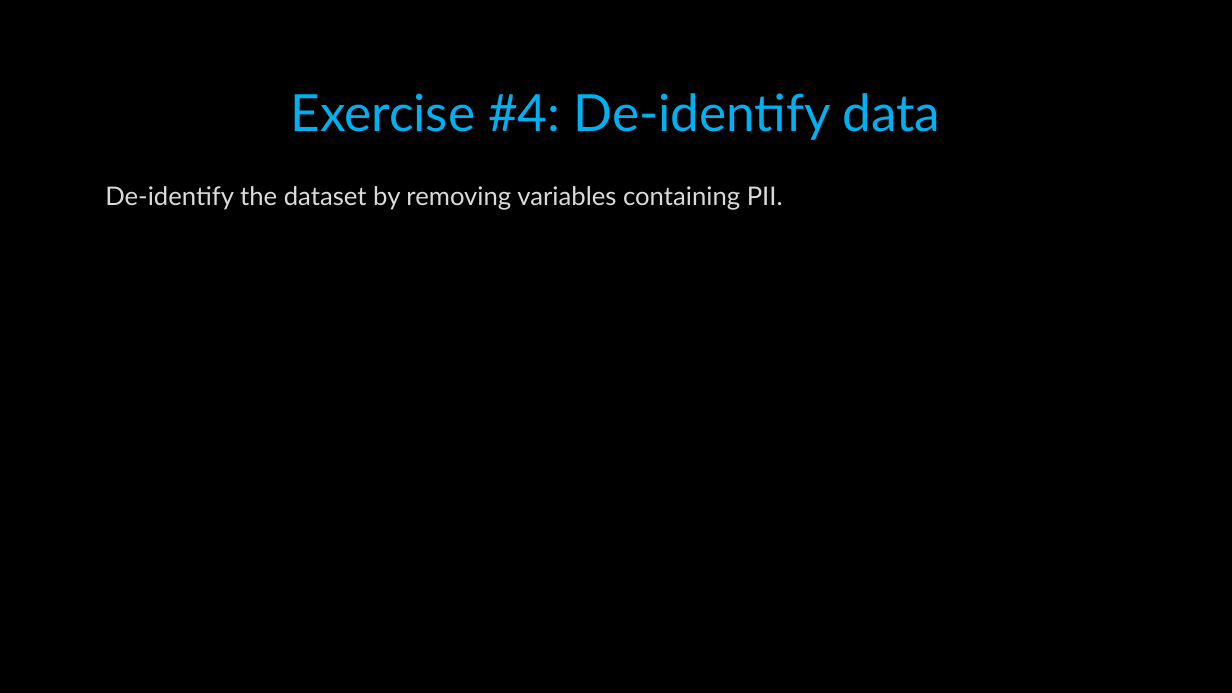
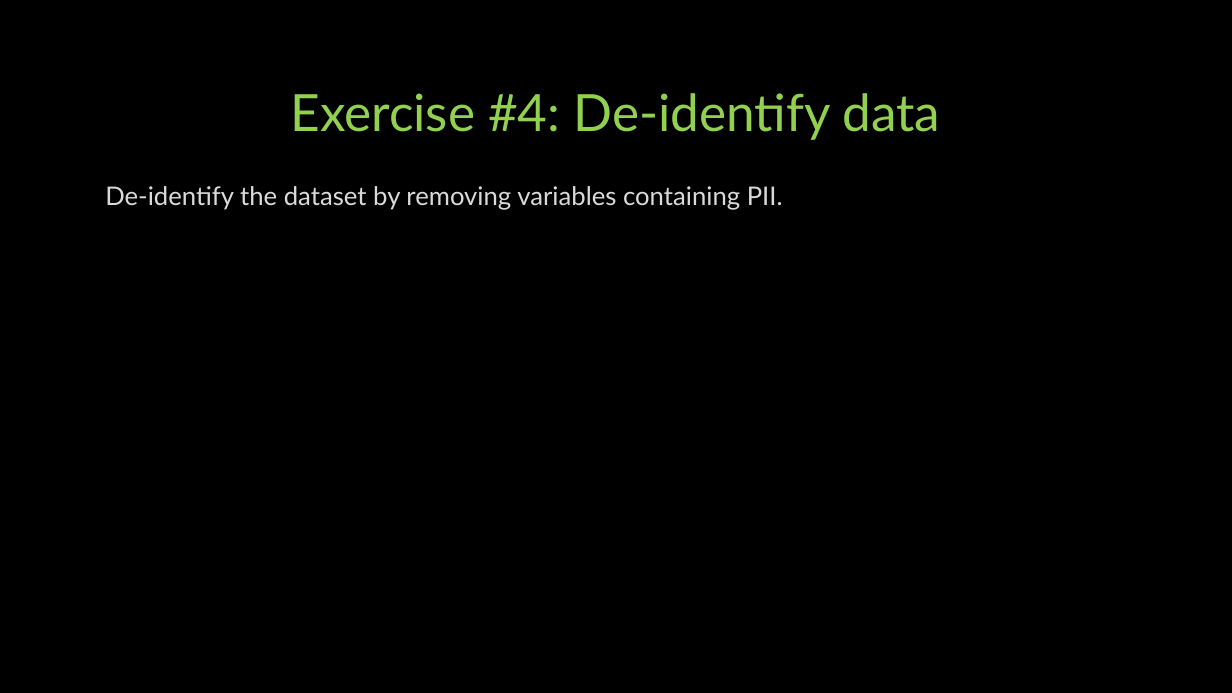
Before and after one commit to CharlotteLoobyRTI/IFDTC23, a slide deck: slide 26 of IFDTC_presentation_RTech.pptx. Drawn at 1232x693 pixels with LibreOffice and Linux fonts; fonts in the diff are those of the drawing; background and template pictures are left out. Boxes give left, top, right and bottom in pixels: in the first picture for what was removed or moved away, otherwise in the second. Text is boxed around its words. In the diff, an @@ line names an element or a change of style, - is before the commit and + after.

```diff
--- a/IFDTC_presentation_RTech.pptx
+++ b/IFDTC_presentation_RTech.pptx
@@ title "Exercise #4: De-identify data" at (290,93,941,140): text colour #00B0F0 to #92D050 @@
```
Also in this commit, not shown: 11 other slides changed, 1 slide added, 1 slide removed.
